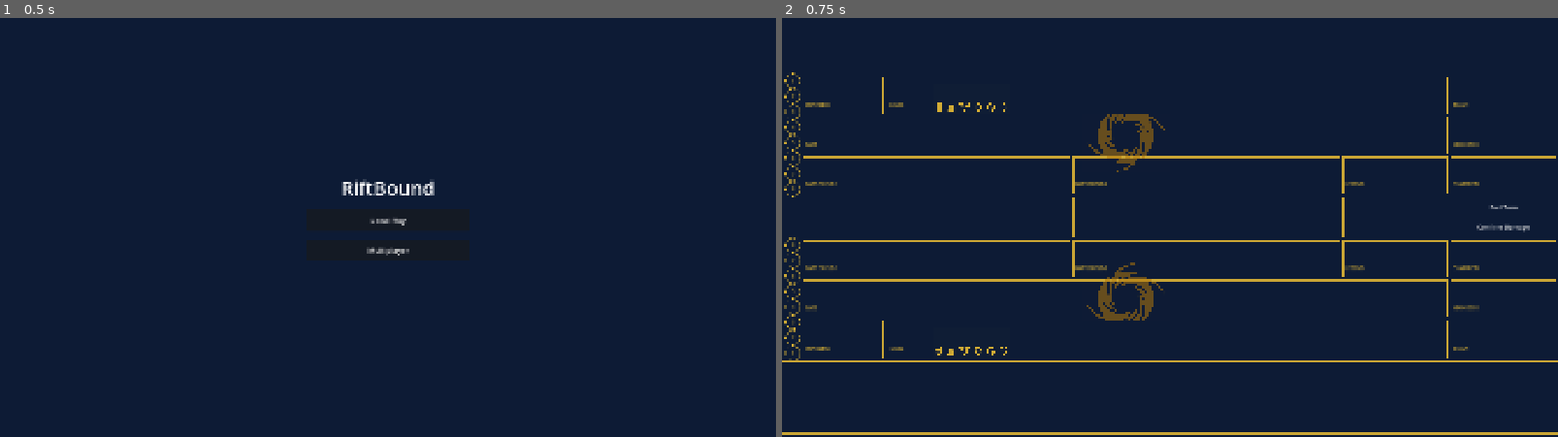
Above: before the commit, frames 1-2 (left to right).
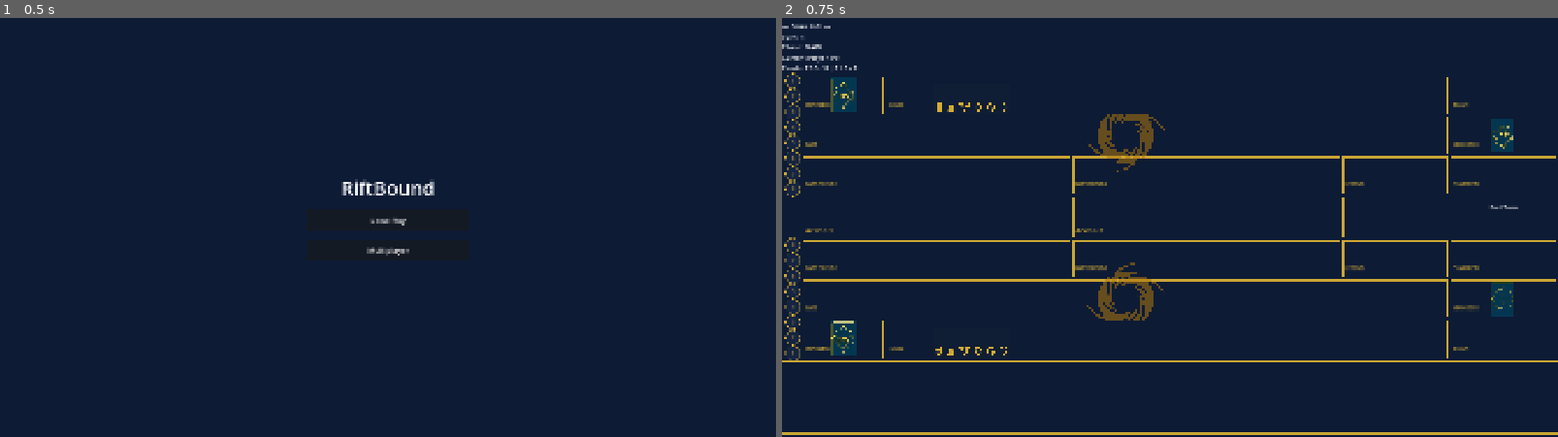
Above: after the commit, the same moments.

Repository: hashirmohammad/RiftBound
Game: Godot game, scene res://Scenes/MainMenu.tscn
Two runs of this game, one before a commit and one after it. Both use one fixed random seed, a clock stepped at 60 frames per second and the inputs below.
Inputs:
- Up to frame 1 (0.5 s): no input
- Up to frame 2 (0.75 s): click "Local Play" at 0.5 s

Frame 1 is identical in both runs. In frame 2, 1.4% of the frame differs, in the area x 0-97%, y 1-81%.
Error before the commit: Parse Error: Cannot infer the type of "local" variable because the value doesn't have a set type. (res://Scripts/FrontEnd/BoardRender.gd:57)

Commit message:
trash change

Diff:
--- a/Scripts/FrontEnd/BoardRender.gd
+++ b/Scripts/FrontEnd/BoardRender.gd
@@ -10,6 +10,8 @@
 var hand_manager: Node
 var hand_manager_p1: Node
 var deck_ui: Node
+
+var _prev_trash_counts: Dictionary = {}
 
 
 func setup(
@@ -54,8 +56,8 @@
 
 
 func render_board() -> void:
-	var local  := state.players[_local_id()]
-	var remote := state.players[1 - _local_id()]
+	var local: PlayerState  = state.players[_local_id()]
+	var remote: PlayerState = state.players[1 - _local_id()]
 	_render_player_slots(local,  board._player_slot_nodes)
 	_render_player_slots(remote, board._p1_slot_nodes)
 
@@ -112,11 +114,56 @@
 	_render_arena_pick(board.arena_p1_panel, opponent.picked_battlefield, "Arena 2")
 
 	render_rune_panels(player, opponent)
+	render_trash_panels(player, opponent)
 
 
 func render_rune_panels(p0: PlayerState, p1: PlayerState) -> void:
 	_render_runes(board.player_runes_panel, p0.rune_pool, p0.id)
 	_render_runes(board.opponent_runes_panel, p1.rune_pool, p1.id)
+
+
+func render_trash_panels(p0: PlayerState, p1: PlayerState) -> void:
+	_render_trash(board.player_trash_panel, p0.trash, p0.id)
+	_render_trash(board.opponent_trash_panel, p1.trash, p1.id)
+
+
+func _render_trash(panel: Panel, trash: Array, player_id: int) -> void:
+	if panel == null:
+		return
+
+	var prev_count: int = _prev_trash_counts.get(player_id, 0)
+	var new_count: int = trash.size()
+	var has_new: bool = new_count > prev_count
+	_prev_trash_counts[player_id] = new_count
+
+	for child in panel.get_children():
+		if child is RiftCard:
+			child.queue_free()
+
+	if trash.is_empty():
+		return
+
+	var show_count: int = mini(new_count, 5)
+
+	for i in range(show_count):
+		var idx: int = new_count - show_count + i
+		var card_instance: CardInstance = trash[idx]
+
+		var card: RiftCard = CARD_SCENE.instantiate()
+		panel.add_child(card)
+		card.position = panel.size / 2.0 + Vector2(i * 2.0, i * 2.0)
+		card.scale = Vector2(0.35, 0.35)
+		card.z_index = i
+		card.setup_from_card_instance(card_instance)
+		card.set_card_state(RiftCard.CardState.ON_BOARD)
+		card.rotation_degrees = 0.0
+		card.refresh_slot_state()
+
+		if i == show_count - 1 and has_new:
+			card.scale = Vector2.ZERO
+			var tween: Tween = card.create_tween()
+			tween.tween_property(card, "scale", Vector2(0.35, 0.35), 0.3)\
+				.set_ease(Tween.EASE_OUT).set_trans(Tween.TRANS_BACK)
 
 
 func _render_player_slots(player: PlayerState, slots: Array) -> void:
--- a/Scripts/FrontEnd/CombatUIController.gd
+++ b/Scripts/FrontEnd/CombatUIController.gd
@@ -1,12 +1,6 @@
 class_name CombatUIController
 extends RefCounted
 
-const GameEngine = preload("res://Scripts/BackEnd/core/game_engine.gd")
-const CommitToBattlefieldAction = preload("res://Scripts/BackEnd/actions/commit_to_battlefield_action.gd")
-const MoveToBattlefieldAction = preload("res://Scripts/BackEnd/actions/move_to_battlefield_action.gd")
-const ReturnFromBattlefieldAction = preload("res://Scripts/BackEnd/actions/return_from_battlefield_action.gd")
-const PassPriorityAction = preload("res://Scripts/BackEnd/actions/pass_priority_action.gd")
-const ConfirmDamageAction = preload("res://Scripts/BackEnd/actions/confirm_damage_action.gd")
 
 var controller: Node
 var state: GameState
@@ -29,7 +23,7 @@
 	var player_id: int = state.get_priority_player_id()
 
 	var action := PassPriorityAction.new(player_id)
-	var success := controller._apply_action(action)
+	var success: bool = controller._apply_action(action)
 
 	if not success:
 		status_label.text = action.get_error_message()
@@ -41,7 +35,7 @@
 	var player := state.get_active_player()
 	var action := CommitToBattlefieldAction.new(player.id, card_uids, battlefield_index)
 
-	var success := controller._apply_action(action)
+	var success: bool = controller._apply_action(action)
 	if not success:
 		status_label.text = action.get_error_message()
 		return false
@@ -54,7 +48,7 @@
 	var player := state.get_active_player()
 	var action := MoveToBattlefieldAction.new(player.id, card_uid, battlefield_index)
 
-	var success := controller._apply_action(action)
+	var success: bool = controller._apply_action(action)
 	if not success:
 		status_label.text = action.get_error_message()
 		return false
@@ -67,7 +61,7 @@
 	var player := state.get_active_player()
 	var action := ReturnFromBattlefieldAction.new(player.id, card_uid, battlefield_index, slot_index)
 
-	var success := controller._apply_action(action)
+	var success: bool = controller._apply_action(action)
 	if not success:
 		status_label.text = action.get_error_message()
 		return false
@@ -86,7 +80,7 @@
 	var player_id: int = ctx.attackers[0].player_id if loser_is_attacker else ctx.defenders[0].player_id
 	var action := ConfirmDamageAction.new(player_id, pending_assignments)
 
-	var success := controller._apply_action(action)
+	var success: bool = controller._apply_action(action)
 	if not success:
 		status_label.text = action.get_error_message()
 		return
--- a/Scripts/FrontEnd/LegendUIController.gd
+++ b/Scripts/FrontEnd/LegendUIController.gd
@@ -1,8 +1,6 @@
 class_name LegendUIController
 extends RefCounted
 
-const GameEngine = preload("res://Scripts/BackEnd/core/game_engine.gd")
-const UseLegendAbilityAction = preload("res://Scripts/BackEnd/actions/use_legend_ability_action.gd")
 
 var controller: Node
 var state: GameState
@@ -51,7 +49,7 @@
 
 	var action := UseLegendAbilityAction.new(legend_player_id, target_uid)
 
-	var success := controller._apply_action(action)
+	var success: bool = controller._apply_action(action)
 	if not success:
 		status_label.text = action.get_error_message()
 		return false
--- a/Scripts/FrontEnd/TurnUIController.gd
+++ b/Scripts/FrontEnd/TurnUIController.gd
@@ -1,9 +1,6 @@
 class_name TurnUIController
 extends RefCounted
 
-const GameEngine = preload("res://Scripts/BackEnd/core/game_engine.gd")
-const EndTurnAction = preload("res://Scripts/BackEnd/actions/end_turn_action.gd")
-const PickRuneAction = preload("res://Scripts/BackEnd/actions/pick_runes_to_spend_action.gd")
 
 var controller: Node
 var state: GameState
@@ -60,7 +57,7 @@
 	var action = EndTurnAction.new()
 	action.player_id = state.get_active_player().id
 
-	var success := controller._apply_action(action)
+	var success: bool = controller._apply_action(action)
 	if not success:
 		status_label.text = action.get_error_message()
 		controller.refresh_all_ui()
